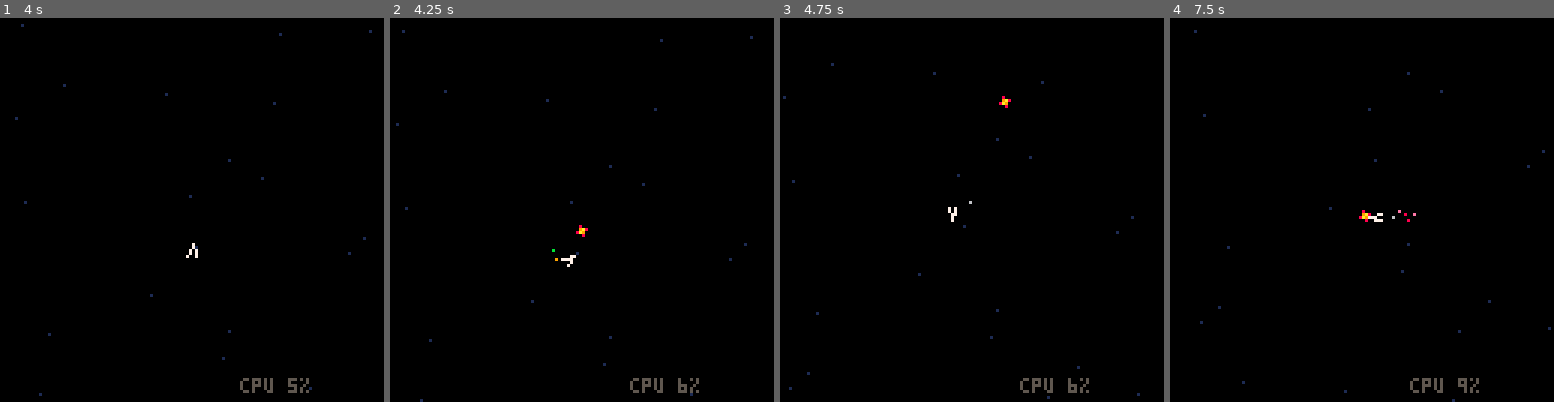
Above: before the commit, frames 1-4 (left to right).
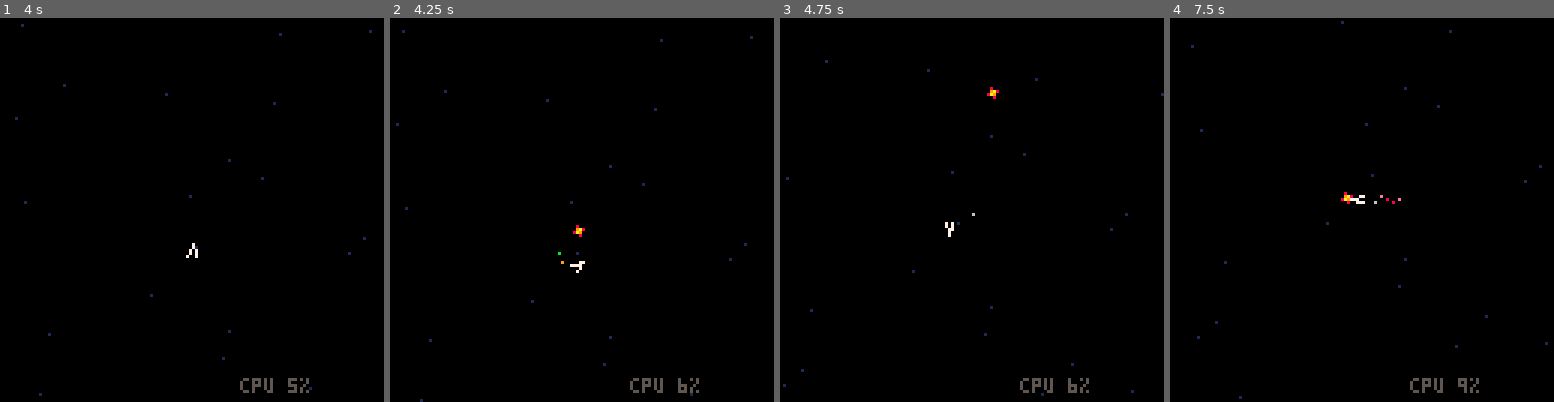
Above: after the commit, the same moments.

Repository: jcupitt/pico8
Game: PICO-8 cartridge mega/mega.p8
The game is run twice, just before and just after one commit, with the same random seed, the same clock (stepped at 60 frames per second) and the same inputs.
Inputs:
- Up to frame 1 (4 s): tap X (X key) at 0.33, 1.07, 1.85, 2.97 s; tap O (Z key) at 0.7, 1.7, 2.1, 2.5, 2.9, 3.3, 3.7 s; hold Right 1.6-2.1 s; hold Up 2.15-2.42 s; hold Right 2.47-3.03 s; hold Left 3.08-3.58 s; hold Down 3.63-3.97 s
- Up to frame 2 (4.25 s): hold Right from 4.02 s (still down); tap X (X key) at 4.08 s; tap O (Z key) at 4.1 s
- Up to frame 3 (4.75 s): tap O (Z key) at 4.5 s; release Right at 4.68 s; hold Up from 4.73 s (still down)
- Up to frame 4 (7.5 s): tap O (Z key) every 0.4 s from 4.9 to 7.3 s; release Up at 5.03 s; hold Left 5.08-5.68 s; tap X (X key) at 5.2, 6.32, 7.43 s; hold Down 5.73-6.03 s; hold Right 6.08-6.58 s; hold Right 6.63-7.13 s; hold Up 7.18-7.45 s

Frame 1 is identical in both runs. In frame 2, 0.2% of the frame differs, in the area x 42-52%, y 53-67%; in frame 3, 0.5%; in frame 4, 0.5%, in the area x 5-100%, y 0-100%.

Commit message:
strafe mode is absolute

Diff:
--- a/mega/mega.p8
+++ b/mega/mega.p8
@@ -650,23 +650,32 @@
  s.ddy = -0.01 * s.dy
 
  if alive then
-  local t, a
-
-  t = 0
+
   if btn(4) then
    -- strafe mode
+   local t, a
+
+   t = 0
+   s.dx = 0
+   s.dy = 0
    if btn(0) then
-    t = 0.02
+    t = 0.5
     a = s.angle + 0.25
    elseif btn(1) then
-    t = 0.02
+    t = 0.5
     a = s.angle - 0.25
    elseif btn(2) then
-    t = 0.02
+    t = 0.5
     a = s.angle
    elseif btn(3) then
-    t = 0.02
+    t = 0.5
     a = s.angle + 0.5
+   end
+
+   if t > 0 then
+    s.dx = t * cos(a)
+    s.dy = t * sin(a)
+    jet(s, 1 - a + 0.25)
    end
   else
    -- rotate mode
@@ -674,15 +683,11 @@
    if(btn(0)) s.angle += 1 / 64
 
    if btn(2) then
+    s.dx += 0.03 * cos(s.angle)
+    s.dy += 0.03 * sin(s.angle)
+    jet(s, 1 - s.angle + 0.25)
     t = 0.03
-    a = s.angle
    end
-  end
-
-  if t > 0 then
-   s.dx += t * cos(a)
-   s.dy += t * sin(a)
-   jet(s, 1 - a + 0.25)
   end
 
   max_speed(s, 1)
@@ -690,8 +695,11 @@
   s.bt = max(0, s.bt - 1)
   if btn(5) and s.bt == 0 then
    local b = add_bullet(s.x, s.y, s.angle)
-   b.dx += s.dx
-   b.dy += s.dy
+   if not btn(4) then
+    -- strafe mode bullets are absolute
+    b.dx += s.dx
+    b.dy += s.dy
+   end
    s.bt = 20
   end
 
